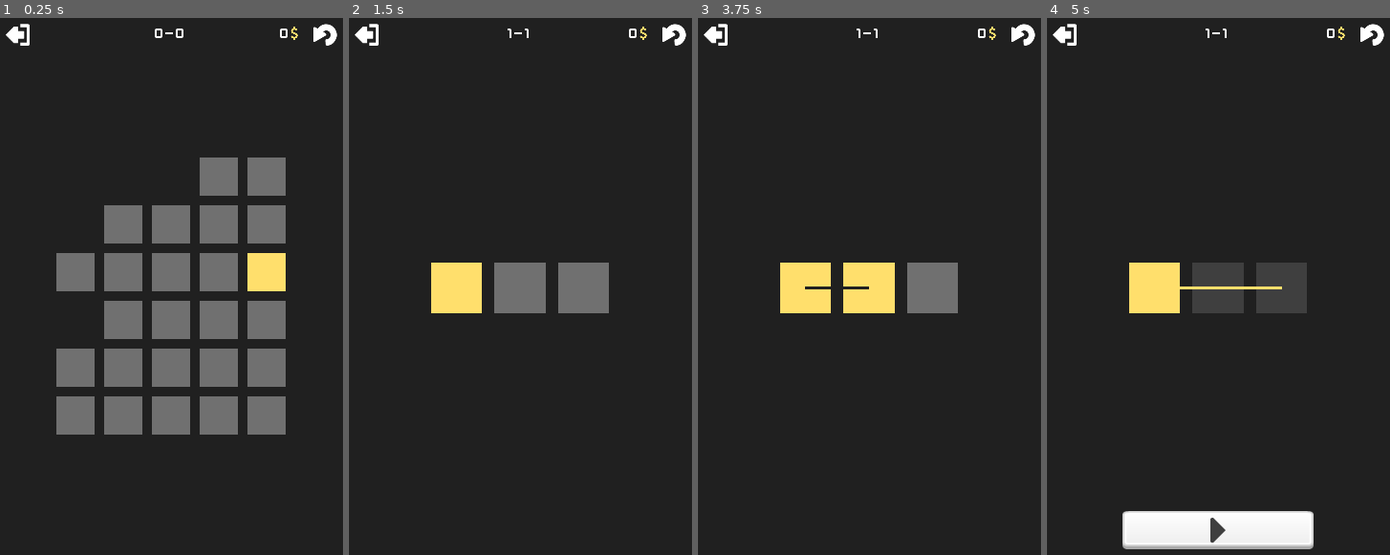
Above: before the commit, frames 1-4 (left to right).
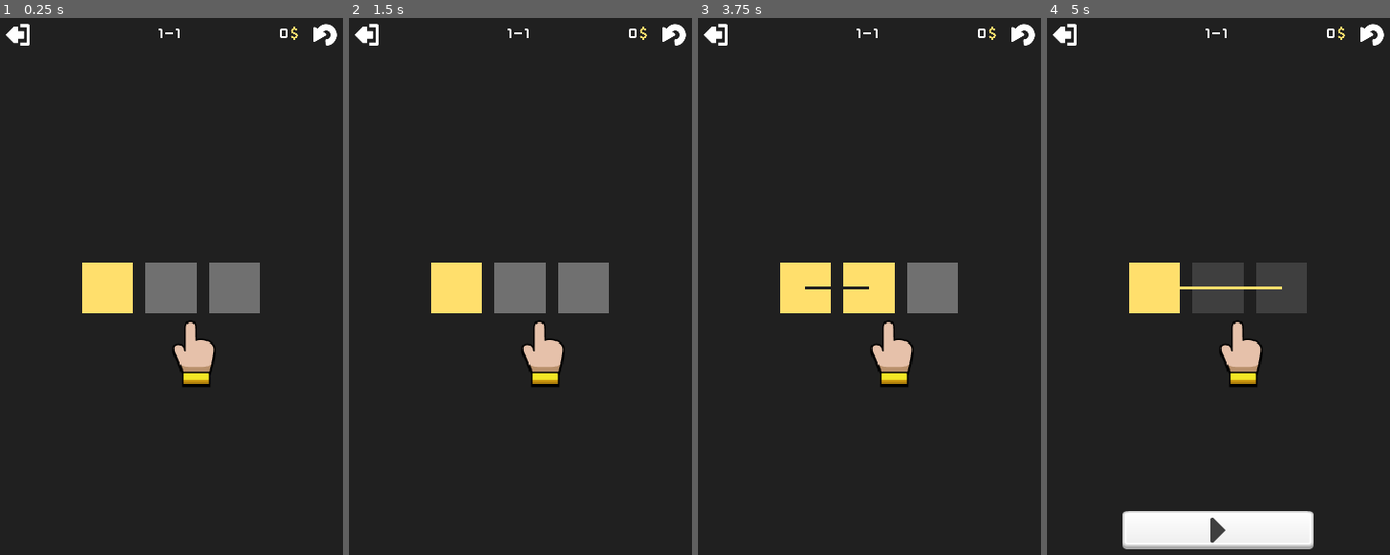
Above: after the commit, the same moments.

Repository: kentmonh/godot_fill_mazes
Game: Godot game, scene res://play_scenes/menu_main.tscn
Same seed, same stepped clock (60 frames per second), same inputs: the game is played once before the commit and once after it. Before the commit the project starts from res://play_scenes/level_2/level_43.tscn.
Inputs (mouse positions are in pixels of both pictures, inside the frame that each line leads up to):
- Up to frame 1 (0.25 s): no input
- Up to frame 2 (1.5 s): click (366, 34) at 0.52 s; click (366, 34) at 1.27 s
- Up to frame 3 (3.75 s): click (715, 34) at 2.02 s; click (715, 34) at 2.77 s; tap Enter at 3.5 s; drag from (804, 286) to (931, 286) at 3.52 s
- Up to frame 4 (5 s): drag from (1149, 350) to (1218, 286) at 4.27 s

The runs differ from the first frame. In frame 1, 20% of the frame differs, in the area x 16-84%, y 1-78%; in frame 2, 1.0%; in frame 3, 1.0%; in frame 4, 1.0%.

Commit message:
Update hand (For tutorial, do not work yet)

Diff:
--- a/Godot_Core_Game/play_scenes/level_1/level_1.tscn
+++ b/Godot_Core_Game/play_scenes/level_1/level_1.tscn
@@ -1,7 +1,8 @@
-[gd_scene load_steps=4 format=2]
+[gd_scene load_steps=5 format=2]
 
 [ext_resource path="res://play_scenes/game_template.gd" type="Script" id=1]
 [ext_resource path="res://play_scenes/cameras_zoom/camera_zoom_0.6.tscn" type="PackedScene" id=2]
+[ext_resource path="res://scenes/hand_icon.tscn" type="PackedScene" id=3]
 [ext_resource path="res://scenes/block.tscn" type="PackedScene" id=4]
 
 [node name="Game_Template" type="Node2D"]
@@ -17,3 +18,5 @@
 
 [node name="Block3" parent="." instance=ExtResource( 4 )]
 position = Vector2( 200, 280 )
+
+[node name="Hand_Icon" parent="." instance=ExtResource( 3 )]
--- a/Godot_Core_Game/play_scenes/level_2/level_43.tscn
+++ b/Godot_Core_Game/play_scenes/level_2/level_43.tscn
@@ -1,191 +1,85 @@
-[gd_scene load_steps=6 format=2]
+[gd_scene load_steps=4 format=2]
 
 [ext_resource path="res://scenes/block.tscn" type="PackedScene" id=1]
 [ext_resource path="res://play_scenes/cameras_zoom/camera_zoom_0.8.tscn" type="PackedScene" id=2]
 [ext_resource path="res://play_scenes/game_template.gd" type="Script" id=3]
-[ext_resource path="res://scenes/block.gd" type="Script" id=4]
-[ext_resource path="res://play_scenes/cameras_zoom/camera_zoom_0.8.gd" type="Script" id=5]
 
 [node name="Game_Template" type="Node2D"]
 script = ExtResource( 3 )
 
-[node name="Camera2D" type="Camera2D" parent="." instance=ExtResource( 2 )]
-offset = Vector2( 180, 320 )
-current = true
-zoom = Vector2( 0.7, 0.7 )
-script = ExtResource( 5 )
+[node name="Camera2D" parent="." instance=ExtResource( 2 )]
 
-[node name="Block" type="Area2D" parent="." groups=[
-"blocks",
-] instance=ExtResource( 1 )]
+[node name="Block" parent="." instance=ExtResource( 1 )]
 position = Vector2( 240, 260 )
-z_index = -1
-script = ExtResource( 4 )
 
-[node name="Block2" type="Area2D" parent="." groups=[
-"blocks",
-] instance=ExtResource( 1 )]
+[node name="Block2" parent="." instance=ExtResource( 1 )]
 position = Vector2( 240, 220 )
-z_index = -1
-script = ExtResource( 4 )
 
-[node name="Block3" type="Area2D" parent="." groups=[
-"blocks",
-] instance=ExtResource( 1 )]
+[node name="Block3" parent="." instance=ExtResource( 1 )]
 position = Vector2( 240, 180 )
-z_index = -1
-script = ExtResource( 4 )
 
-[node name="Block4" type="Area2D" parent="." groups=[
-"blocks",
-] instance=ExtResource( 1 )]
+[node name="Block4" parent="." instance=ExtResource( 1 )]
 position = Vector2( 200, 180 )
-z_index = -1
-script = ExtResource( 4 )
 
-[node name="Block5" type="Area2D" parent="." groups=[
-"blocks",
-] instance=ExtResource( 1 )]
+[node name="Block5" parent="." instance=ExtResource( 1 )]
 position = Vector2( 200, 220 )
-z_index = -1
-script = ExtResource( 4 )
 
-[node name="Block6" type="Area2D" parent="." groups=[
-"blocks",
-] instance=ExtResource( 1 )]
+[node name="Block6" parent="." instance=ExtResource( 1 )]
 position = Vector2( 200, 260 )
-z_index = -1
-script = ExtResource( 4 )
 
-[node name="Block7" type="Area2D" parent="." groups=[
-"blocks",
-] instance=ExtResource( 1 )]
+[node name="Block7" parent="." instance=ExtResource( 1 )]
 position = Vector2( 200, 300 )
-z_index = -1
-script = ExtResource( 4 )
 
-[node name="Block8" type="Area2D" parent="." groups=[
-"blocks",
-] instance=ExtResource( 1 )]
+[node name="Block8" parent="." instance=ExtResource( 1 )]
 position = Vector2( 240, 300 )
-z_index = -1
-script = ExtResource( 4 )
 
-[node name="Block9" type="Area2D" parent="." groups=[
-"blocks",
-] instance=ExtResource( 1 )]
+[node name="Block9" parent="." instance=ExtResource( 1 )]
 position = Vector2( 240, 340 )
-z_index = -1
-script = ExtResource( 4 )
 
-[node name="Block10" type="Area2D" parent="." groups=[
-"blocks",
-] instance=ExtResource( 1 )]
+[node name="Block10" parent="." instance=ExtResource( 1 )]
 position = Vector2( 240, 380 )
-z_index = -1
-script = ExtResource( 4 )
 
-[node name="Block11" type="Area2D" parent="." groups=[
-"blocks",
-] instance=ExtResource( 1 )]
+[node name="Block11" parent="." instance=ExtResource( 1 )]
 position = Vector2( 200, 380 )
-z_index = -1
-script = ExtResource( 4 )
 
-[node name="Block12" type="Area2D" parent="." groups=[
-"blocks",
-] instance=ExtResource( 1 )]
+[node name="Block12" parent="." instance=ExtResource( 1 )]
 position = Vector2( 200, 340 )
-z_index = -1
-script = ExtResource( 4 )
 
-[node name="Block13" type="Area2D" parent="." groups=[
-"blocks",
-] instance=ExtResource( 1 )]
+[node name="Block13" parent="." instance=ExtResource( 1 )]
 position = Vector2( 160, 340 )
-z_index = -1
-script = ExtResource( 4 )
 
-[node name="Block14" type="Area2D" parent="." groups=[
-"blocks",
-] instance=ExtResource( 1 )]
+[node name="Block14" parent="." instance=ExtResource( 1 )]
 position = Vector2( 160, 380 )
-z_index = -1
-script = ExtResource( 4 )
 
-[node name="Block15" type="Area2D" parent="." groups=[
-"blocks",
-] instance=ExtResource( 1 )]
+[node name="Block15" parent="." instance=ExtResource( 1 )]
 position = Vector2( 120, 380 )
-z_index = -1
-script = ExtResource( 4 )
 
-[node name="Block16" type="Area2D" parent="." groups=[
-"blocks",
-] instance=ExtResource( 1 )]
+[node name="Block16" parent="." instance=ExtResource( 1 )]
 position = Vector2( 80, 380 )
-z_index = -1
-script = ExtResource( 4 )
 
-[node name="Block17" type="Area2D" parent="." groups=[
-"blocks",
-] instance=ExtResource( 1 )]
+[node name="Block17" parent="." instance=ExtResource( 1 )]
 position = Vector2( 80, 340 )
-z_index = -1
-script = ExtResource( 4 )
 
-[node name="Block18" type="Area2D" parent="." groups=[
-"blocks",
-] instance=ExtResource( 1 )]
+[node name="Block18" parent="." instance=ExtResource( 1 )]
 position = Vector2( 120, 340 )
-z_index = -1
-script = ExtResource( 4 )
 
-[node name="Block19" type="Area2D" parent="." groups=[
-"blocks",
-] instance=ExtResource( 1 )]
+[node name="Block19" parent="." instance=ExtResource( 1 )]
 position = Vector2( 120, 300 )
-z_index = -1
-script = ExtResource( 4 )
 
-[node name="Block20" type="Area2D" parent="." groups=[
-"blocks",
-] instance=ExtResource( 1 )]
+[node name="Block20" parent="." instance=ExtResource( 1 )]
 position = Vector2( 160, 300 )
-z_index = -1
-script = ExtResource( 4 )
 
-[node name="Block21" type="Area2D" parent="." groups=[
-"blocks",
-] instance=ExtResource( 1 )]
+[node name="Block21" parent="." instance=ExtResource( 1 )]
 position = Vector2( 160, 260 )
-z_index = -1
-script = ExtResource( 4 )
 
-[node name="Block22" type="Area2D" parent="." groups=[
-"blocks",
-] instance=ExtResource( 1 )]
+[node name="Block22" parent="." instance=ExtResource( 1 )]
 position = Vector2( 160, 220 )
-z_index = -1
-script = ExtResource( 4 )
 
-[node name="Block23" type="Area2D" parent="." groups=[
-"blocks",
-] instance=ExtResource( 1 )]
+[node name="Block23" parent="." instance=ExtResource( 1 )]
 position = Vector2( 120, 220 )
-z_index = -1
-script = ExtResource( 4 )
 
-[node name="Block24" type="Area2D" parent="." groups=[
-"blocks",
-] instance=ExtResource( 1 )]
+[node name="Block24" parent="." instance=ExtResource( 1 )]
 position = Vector2( 120, 260 )
-z_index = -1
-script = ExtResource( 4 )
 
-[node name="Block25" type="Area2D" parent="." groups=[
-"blocks",
-] instance=ExtResource( 1 )]
+[node name="Block25" parent="." instance=ExtResource( 1 )]
 position = Vector2( 80, 260 )
-z_index = -1
-script = ExtResource( 4 )
--- a/Godot_Core_Game/project.godot
+++ b/Godot_Core_Game/project.godot
@@ -45,7 +45,7 @@
 [application]
 
 config/name="fill_mazes_core"
-run/main_scene="res://play_scenes/level_2/level_43.tscn"
+run/main_scene="res://play_scenes/menu_main.tscn"
 config/icon="res://icon.png"
 
 [autoload]
--- /dev/null
+++ b/Godot_Core_Game/scenes/hand_icon.gd
@@ -0,0 +1,10 @@
+extends Node2D
+
+func _ready():
+	scale = Vector2(0.7, 0.7)
+	position = Vector2(180, 320)
+
+func move(target):
+	var move_tween = get_node("Sprite_Hand/Tween")
+	move_tween.interpolate_property(self, position, target, 3, Tween.TRANS_QUINT, Tween.EASE_OUT)
+	move_tween.start()
--- /dev/null
+++ b/Godot_Core_Game/scenes/hand_icon.tscn
@@ -0,0 +1,13 @@
+[gd_scene load_steps=3 format=2]
+
+[ext_resource path="res://assets/images/hand-icon.png" type="Texture" id=1]
+[ext_resource path="res://scenes/hand_icon.gd" type="Script" id=2]
+
+[node name="Hand_Icon" type="Node2D"]
+script = ExtResource( 2 )
+
+[node name="Sprite_Hand" type="Sprite" parent="."]
+texture = ExtResource( 1 )
+centered = false
+
+[node name="Tween" type="Tween" parent="Sprite_Hand"]
Binary file added: Godot_Core_Game/assets/images/hand-icon.png
Not shown, added: Godot_Core_Game/assets/images/hand-icon.png.import
